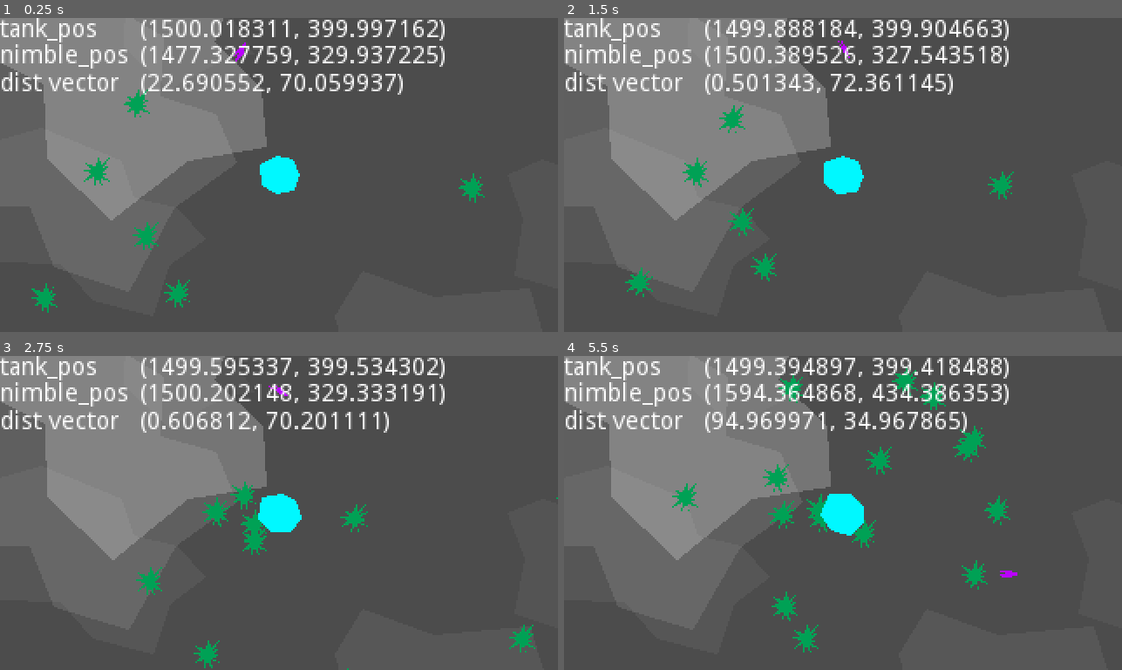
Above: before the commit, frames 1-4 (two rows, left to right).
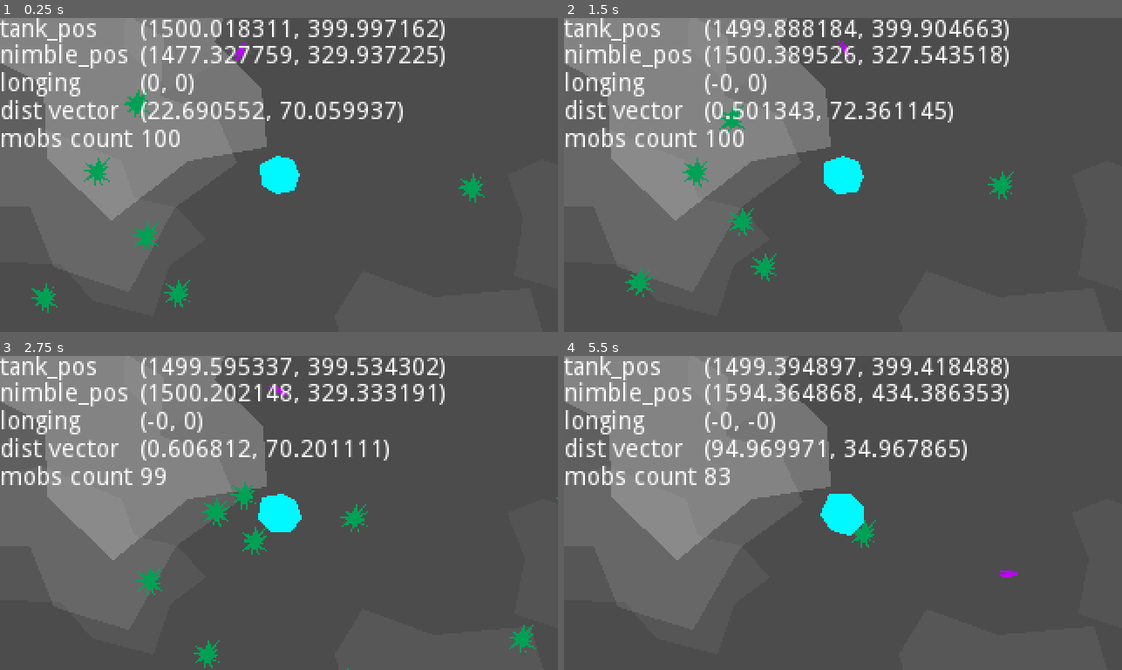
Above: after the commit, the same moments.

Repository: weresharks/krak-jam-2022
Game: Godot game, scene res://Main.tscn
Same seed, same stepped clock (60 frames per second), same inputs: the game is played once before the commit and once after it.
Inputs:
- Up to frame 1 (0.25 s): no input
- Up to frame 2 (1.5 s): hold D (nimble_right) 0.53-1.28 s; hold S (nimble_back) from 1.28 s (still down)
- Up to frame 3 (2.75 s): release S (nimble_back) at 2.03 s; hold D (nimble_right) from 2.03 s (still down)
- Up to frame 4 (5.5 s): release D (nimble_right) at 2.78 s; hold W (nimble_forward) 2.78-3.53 s; hold A (nimble_left) 3.53-5.03 s; hold S (nimble_back) from 5.03 s (still down)

The runs differ from the first frame. In frame 1, 4.0% of the frame differs, in the area x 0-73%, y 17-42%; in frame 2, 3.8%; in frame 3, 3.9%; in frame 4, 6.2%, in the area x 0-80%, y 3-95%.

Commit message:
mob collissions

Diff:
--- a/game/BaseMob.gd
+++ b/game/BaseMob.gd
@@ -1,5 +1,6 @@
-extends Node2D
+extends Area2D
 
+var is_mob = true
 
 export var tank_detection_range: float = 300
 export var base_speed: float = 50
@@ -18,6 +19,8 @@
 var tank_pos: Vector2
 var speed: float
 var velocity: Vector2 = Vector2.ZERO
+
+var collided: bool = false
 
 
 func start(pos: Vector2):
--- a/game/BaseMob.tscn
+++ b/game/BaseMob.tscn
@@ -3,15 +3,17 @@
 [ext_resource path="res://BaseMob.gd" type="Script" id=1]
 
 [sub_resource type="CircleShape2D" id=1]
-radius = 47.3814
+radius = 30.0
 
-[node name="BaseMob" type="Node2D"]
-scale = Vector2( 0.15, 0.15 )
+[node name="BaseMob" type="Area2D"]
+collision_mask = 0
 script = ExtResource( 1 )
 
 [node name="Polygon2D" type="Polygon2D" parent="."]
+scale = Vector2( 0.15, 0.15 )
 color = Color( 0, 0.635294, 0.337255, 1 )
 polygon = PoolVector2Array( 4, -66, 9, -23, 41, -59, 17, -16, 52, -29, 16, -1, 54, 2, 13, 7, 51, 33, 9, 19, 14, 57, -2, 24, -17, 54, -14, 18, -53, 32, -23, 4, -65, -9, -22, -11, -52, -40, -11, -25 )
 
 [node name="CollisionShape2D" type="CollisionShape2D" parent="."]
+scale = Vector2( 0.3, 0.3 )
 shape = SubResource( 1 )
--- a/game/Debug.tscn
+++ b/game/Debug.tscn
@@ -38,16 +38,16 @@
 "_edit_use_anchors_": false
 }
 
-[node name="label_distance_vector" type="Label" parent="."]
+[node name="label_nimble_longing" type="Label" parent="."]
 margin_top = 31.0
 margin_right = 74.0
 margin_bottom = 45.0
-text = "dist vector"
+text = "longing"
 __meta__ = {
 "_edit_use_anchors_": false
 }
 
-[node name="distance_vector" type="Label" parent="."]
+[node name="nimble_longing" type="Label" parent="."]
 margin_left = 80.0
 margin_top = 31.0
 margin_right = 120.0
@@ -56,3 +56,41 @@
 __meta__ = {
 "_edit_use_anchors_": false
 }
+
+[node name="label_distance_vector" type="Label" parent="."]
+margin_top = 47.0
+margin_right = 74.0
+margin_bottom = 61.0
+text = "dist vector"
+__meta__ = {
+"_edit_use_anchors_": false
+}
+
+[node name="distance_vector" type="Label" parent="."]
+margin_left = 80.0
+margin_top = 47.0
+margin_right = 120.0
+margin_bottom = 61.0
+text = "123"
+__meta__ = {
+"_edit_use_anchors_": false
+}
+
+[node name="label_mobs_count" type="Label" parent="."]
+margin_top = 63.0
+margin_right = 76.0
+margin_bottom = 77.0
+text = "mobs count"
+__meta__ = {
+"_edit_use_anchors_": false
+}
+
+[node name="mobs_count" type="Label" parent="."]
+margin_left = 80.0
+margin_top = 63.0
+margin_right = 120.0
+margin_bottom = 77.0
+text = "123"
+__meta__ = {
+"_edit_use_anchors_": false
+}
--- a/game/Main.gd
+++ b/game/Main.gd
@@ -4,9 +4,9 @@
 export var initial_nimble_displacement: float = 60
 export var initial_nimble_displacement_variation: float = 20
 export var min_zoom_distance_x: float = 150
-export var max_zoom_distance_x: float = 1000
+export var max_zoom_distance_x: float = 600
 export var min_zoom_distance_y: float = 75
-export var max_zoom_distance_y: float = 500
+export var max_zoom_distance_y: float = 300
 
 export var num_mobs: int = 100
 export var mob_margin: int = 100
@@ -51,12 +51,18 @@
 	$Debug/tank_pos.text = str($Tank.position)
 	$Debug/nimble_pos.text = str($Nimble.position)
 	$Debug/distance_vector.text = str(distance_vector)
+	$Debug/mobs_count.text = str(mobs.size())
+	$Debug/nimble_longing.text = str($Nimble.longing)
 
 func _process(delta):
 	$Nimble.update_tank_pos($Tank.position)
 
 	for m in mobs:
-		m.update_tank_pos($Tank.position)
+		if m.collided:
+			mobs.erase(m)
+			m.queue_free()
+		else:
+			m.update_tank_pos($Tank.position)
 
 	var distance_vector: Vector2 = ($Nimble.position - $Tank.position).abs()
 
--- a/game/Main.tscn
+++ b/game/Main.tscn
@@ -16,7 +16,7 @@
 [node name="Tank" parent="." instance=ExtResource( 1 )]
 scale = Vector2( 0.17, 0.17 )
 z_index = 1
-acceleration_impulse = 0.5
+acceleration_impulse = 0.3
 margin_deceleration_impulse = 1.0
 rotation_speed = 5.0
 scale_magnitude = 0.1
--- a/game/Nimble.gd
+++ b/game/Nimble.gd
@@ -7,12 +7,14 @@
 export var start_speed: float = 30
 export var gravity_base: float = 1000
 export var min_gravity_distance_2: float = 20*20
-export var longing_base: float = 0.05
-export var longing_distance: float = 300
+export var longing_base: float = 0.02
+export var longing_distance: float = 150
 export var acceleration_impulse: float = 10
 export var turning_impulse: float = 1
 
 var velocity: Vector2
+
+var longing: Vector2
 
 # Called when the node enters the scene tree for the first time.
 func _ready():
@@ -40,7 +42,7 @@
 	if tank_dist > longing_distance:
 		longing_impulse = longing_base * (tank_dist - longing_distance)
 
-	var longing = position.direction_to(tank_pos) * longing_impulse\
+	longing = position.direction_to(tank_pos) * longing_impulse
 
 	var acceleration = Vector2.ZERO
 	var accelleration_map: Dictionary = calc_acceleration_map(velocity)
--- a/game/Tank.gd
+++ b/game/Tank.gd
@@ -1,5 +1,4 @@
-extends Node2D
-
+extends Area2D
 
 export var max_speed: float = 100
 export var min_speed: float = 10
@@ -80,3 +79,8 @@
 
 	scale_phase += scale_speed * delta
 	scale = base_scale * (1 + scale_magnitude * sin(scale_phase))
+
+
+func _on_Tank_area_entered(area: Area2D):
+	if area.get("is_mob"):
+		area.collided = true
--- a/game/Tank.tscn
+++ b/game/Tank.tscn
@@ -5,7 +5,7 @@
 [sub_resource type="CircleShape2D" id=1]
 radius = 63.7887
 
-[node name="Tank" type="Node2D"]
+[node name="Tank" type="Area2D"]
 script = ExtResource( 1 )
 
 [node name="Polygon2D" type="Polygon2D" parent="."]
@@ -18,3 +18,5 @@
 
 [node name="Camera" type="Camera2D" parent="."]
 current = true
+
+[connection signal="area_entered" from="." to="." method="_on_Tank_area_entered"]
